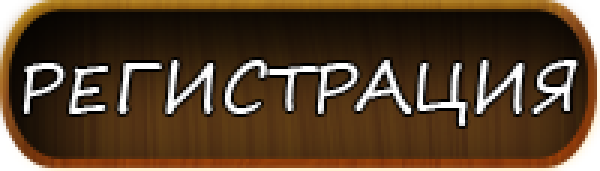
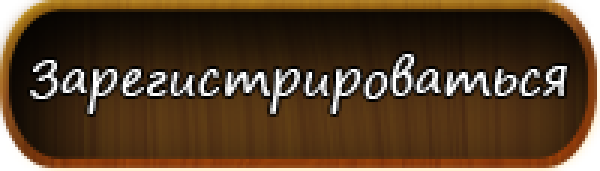
Before/after of a 600x171 layered artwork. What changed in the layer stack:
renamed "РЕГИСТРАЦИЯ" to "Зарегистрироваться", painted on it over [21, 54, 579, 126]
